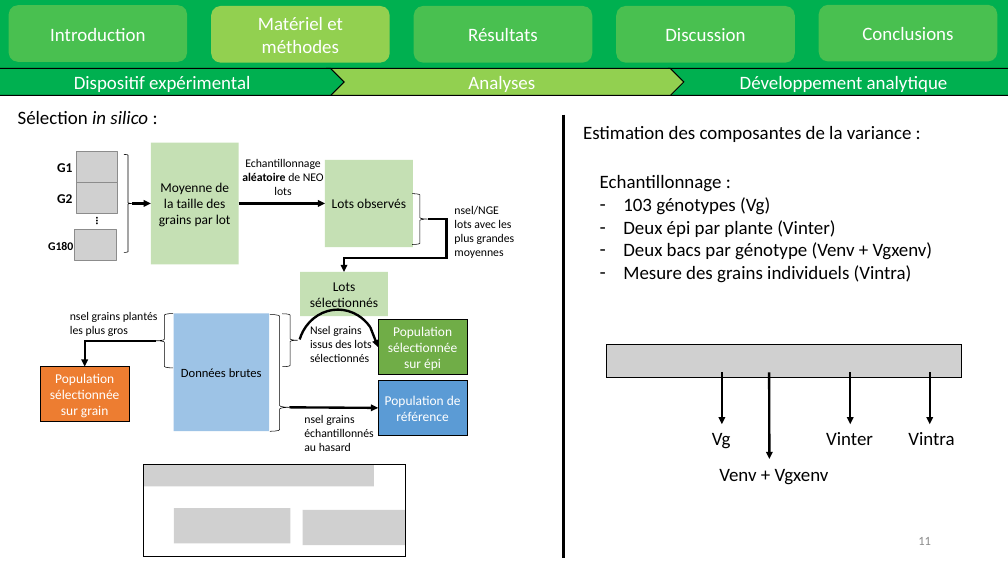
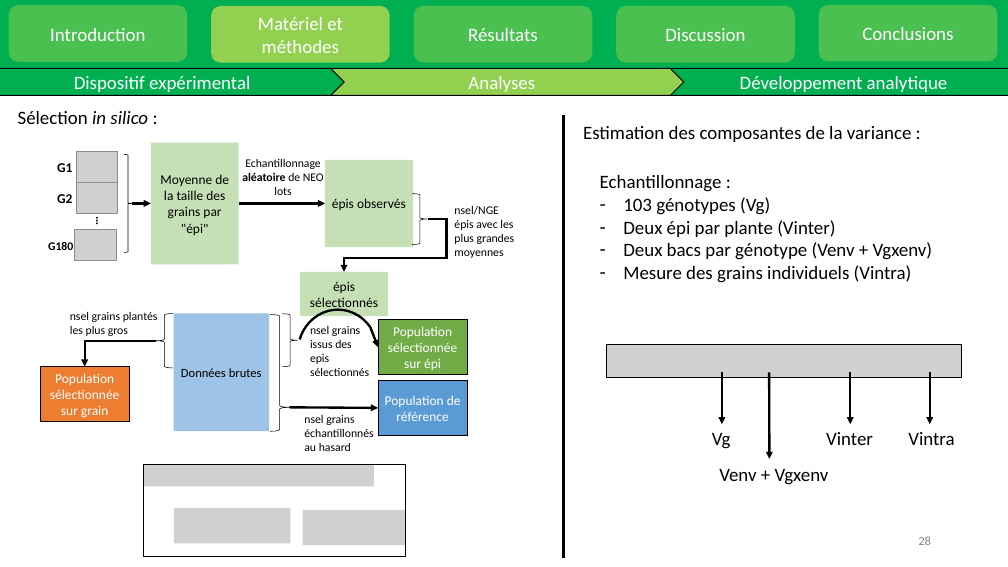
Before and after one commit to martinEcarnot/Stage_CBienvenu_2023, a slide deck: slide 28 of présentation-v1.pptx (slide 11 before the commit). Drawn at 1008x567 pixels with LibreOffice and Linux fonts; fonts in the diff are those of the drawing; grey boxes stand for pictures. Boxes give left, top, right and bottom in pixels: in the first picture for what was removed or moved away, otherwise in the second. Text is boxed around its words. In the diff, an @@ line names an element or a change of style, - is before the commit and + after.

```diff
--- a/présentation-v1.pptx
+++ b/présentation-v1.pptx
@@ text in rectangle at [160,174,229,235]: text changed @@
-Moyenne de la taille des grains par lot
+Moyenne de la taille des grains par "épi"
@@ text in rectangle at [332,198,406,210]: text changed @@
-Lots observés
+épis observés
@@ text at [454,206,515,258]: text changed @@
-nsel/NGE lots avec les plus grandes moyennes
+nsel/NGE épis avec les plus grandes moyennes
@@ text in rectangle at [310,281,378,311]: text changed @@
-Lots sélectionnés
+épis sélectionnés
@@ text at [310,326,369,376]: text changed @@
-Nsel grains issus des lots sélectionnés
+nsel grains issus des epis sélectionnés
@@ page number at [918,536,931,545]: text changed @@
-11
+28
```
Also in this commit, not shown: 8 other slides changed, 1 slide added, 2 other files.
